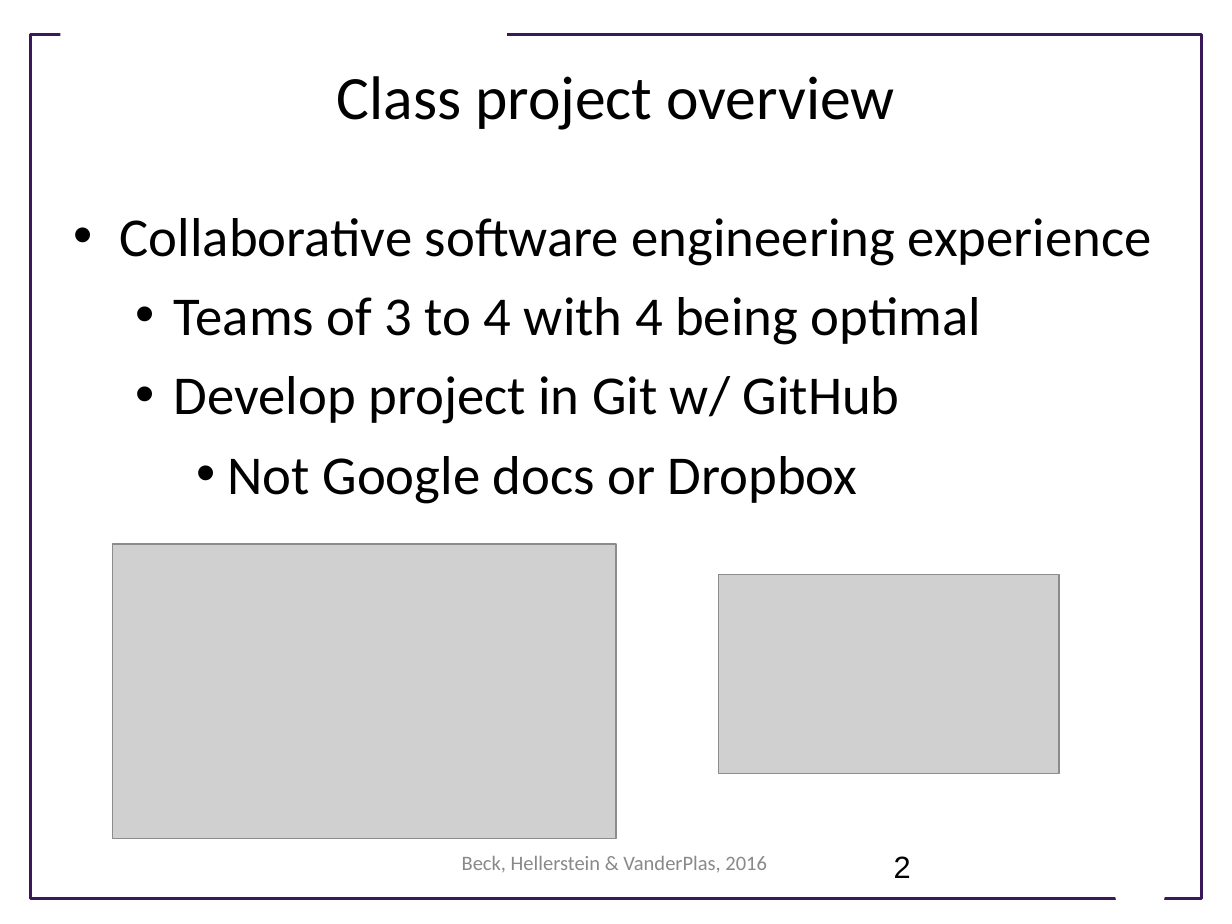
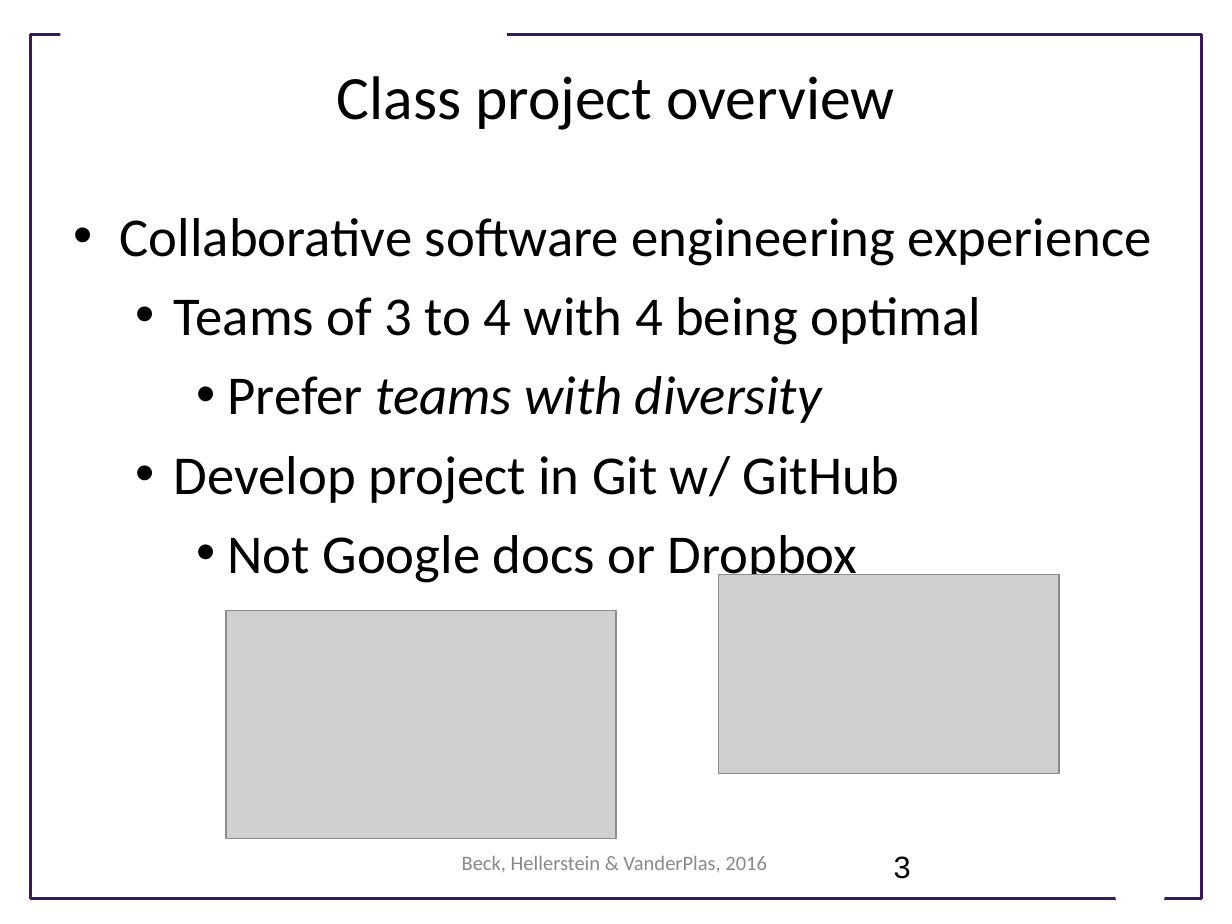
Before and after one commit to UWSEDS/LectureNotes, a slide deck: slide 3 of 10-Project-overview.pptx (slide 2 before the commit). Drawn at 1232x924 pixels with LibreOffice and Linux fonts; fonts in the diff are those of the drawing; grey boxes stand for pictures; background and template pictures are left out. Boxes give left, top, right and bottom in pixels: in the first picture for what was removed or moved away, otherwise in the second. Text is boxed around its words. In the diff, an @@ line names an element or a change of style, - is before the commit and + after.

```diff
--- a/10-Project-overview.pptx
+++ b/10-Project-overview.pptx
@@ text at <box>228,376,822,423</box>: paragraph added @@
+    • Prefer teams with diversity
@@ picture: place and size @@
-picture at <box>113,545,616,839</box>
+picture at <box>225,610,616,838</box>
@@ page number at <box>894,856,911,879</box>: text changed @@
-2
+3
```
Also in this commit, not shown: 1 other slide changed, 1 slide added, 1 other file.
